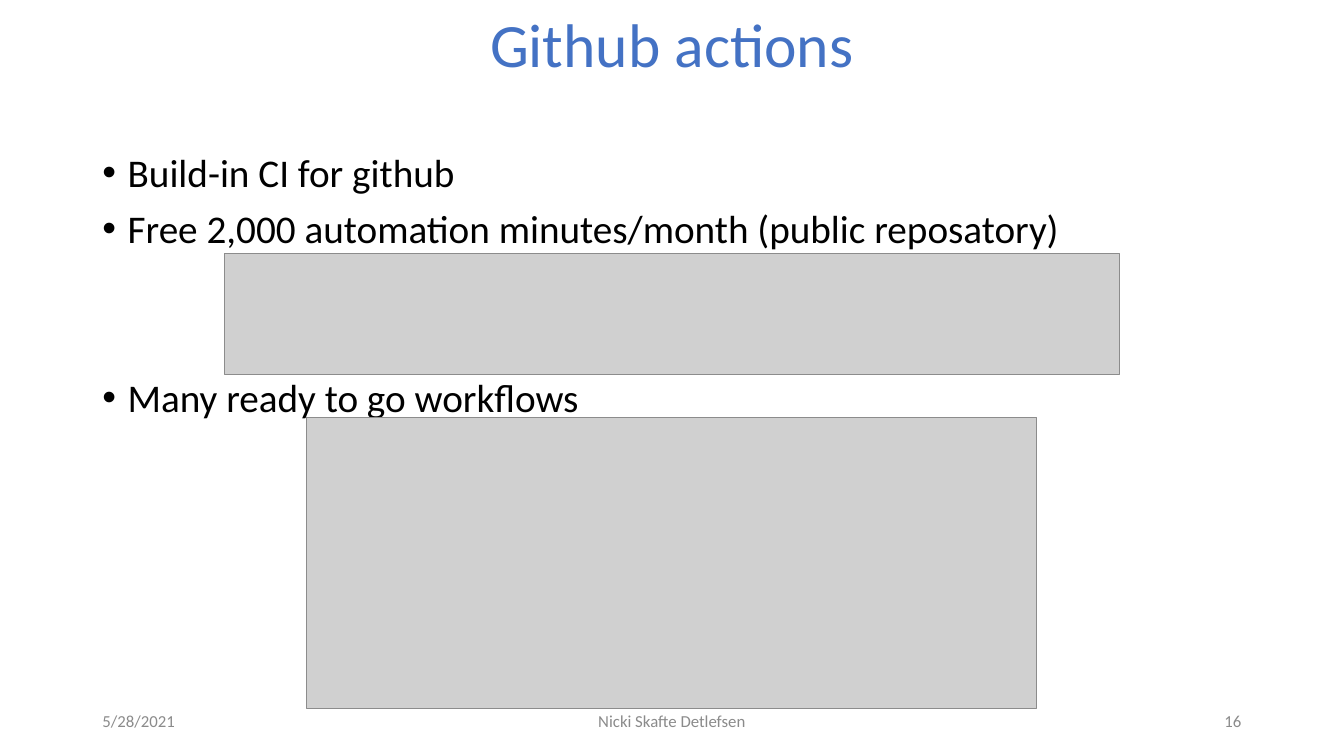
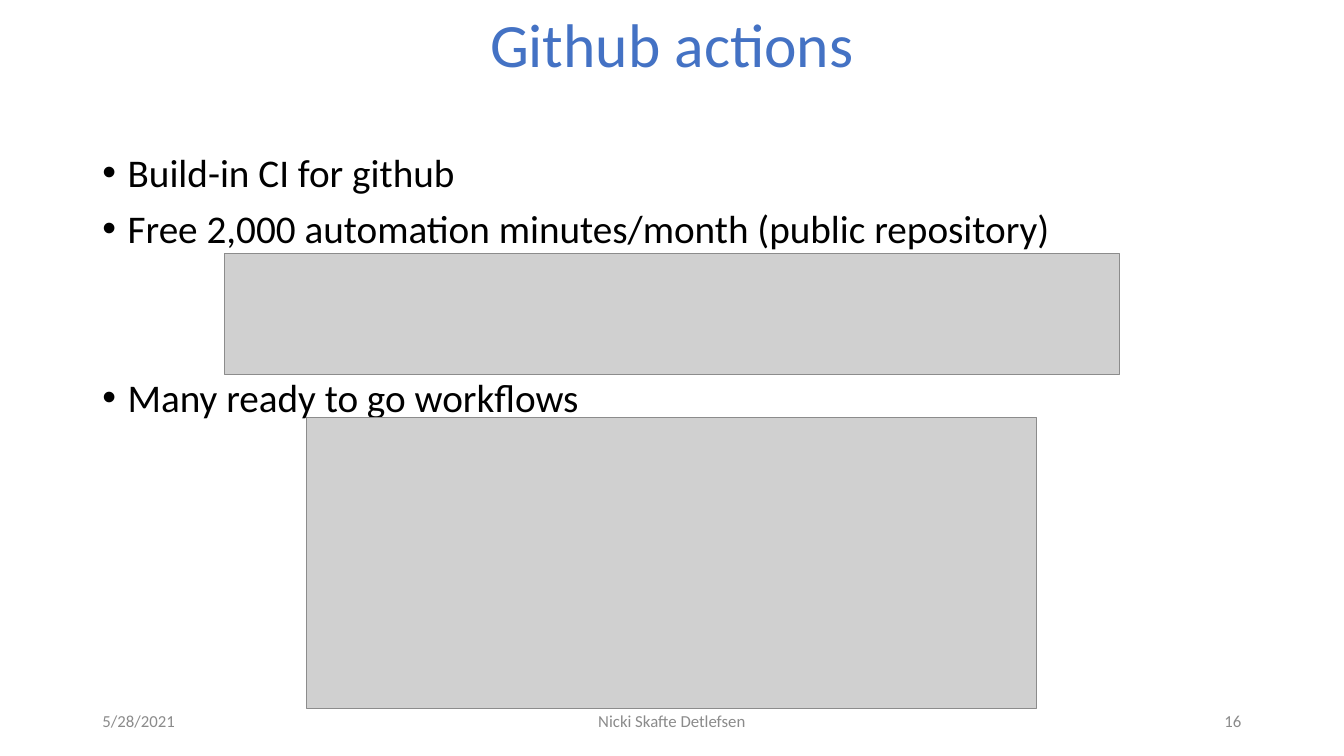
Before and after one commit to DeepEasterbunny/dtu_mlops, a slide deck: slide 16 of 04_continues_integration/ci.pptx. Drawn at 1344x756 pixels with LibreOffice and Linux fonts; fonts in the diff are those of the drawing; grey boxes stand for pictures; background and template pictures are left out. Boxes give left, top, right and bottom in pixels: in the first picture for what was removed or moved away, otherwise in the second. Text is boxed around its words. In the diff, an @@ line names an element or a change of style, - is before the commit and + after.

```diff
--- a/04_continues_integration/ci.pptx
+++ b/04_continues_integration/ci.pptx
@@ text at <box>128,214,1049,250</box>: text changed @@
-• Free 2,000 automation minutes/month (public reposatory)
+• Free 2,000 automation minutes/month (public repository)
```
Also in this commit, not shown: 2 other slides changed, 15 other files.
